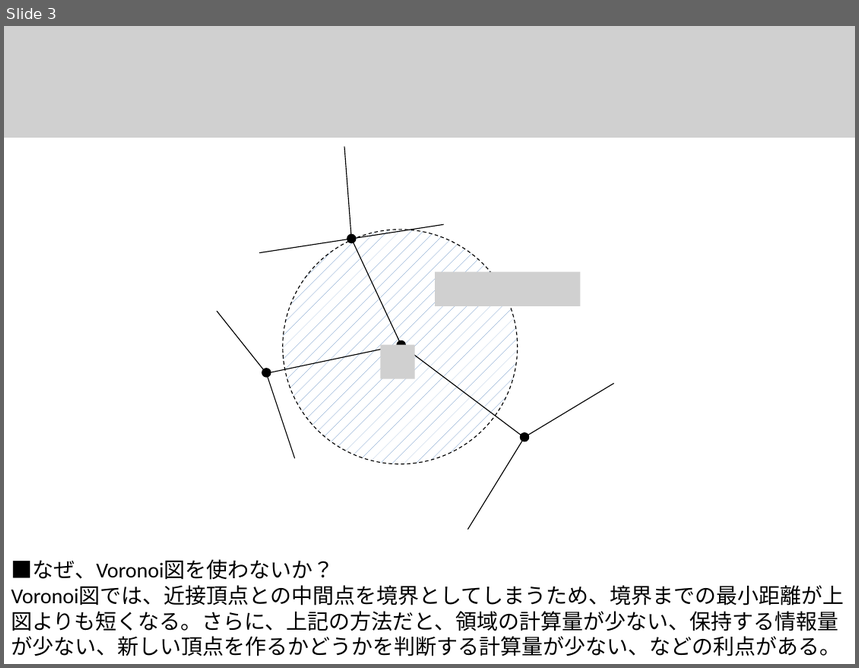
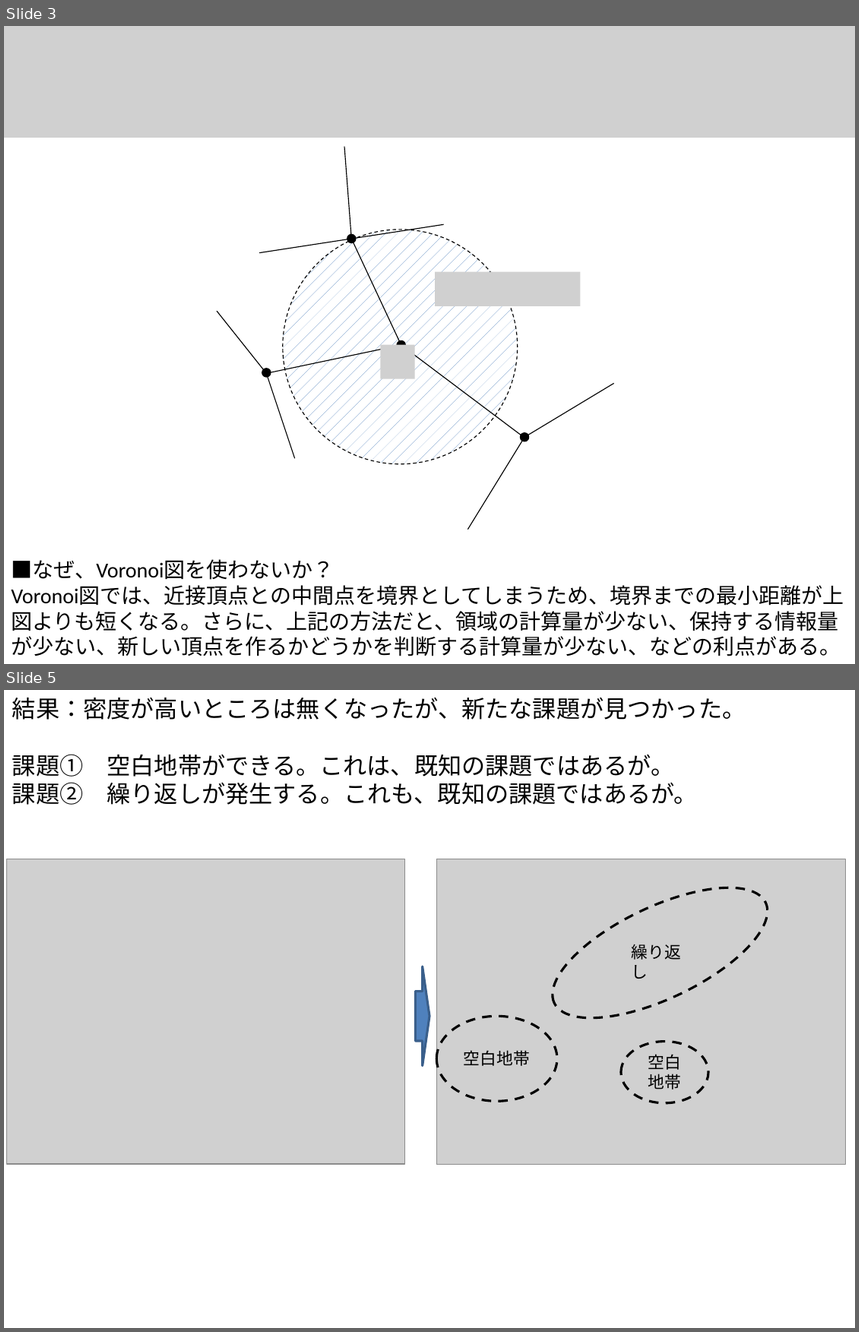
Before and after one commit to gnishida/RoadDesigner, a slide deck: doc/交差点間Space.pptx. Shown one above the other, each under a label of ours: slide 3 before the commit, slides 3 and 5 after it; the slides between them are not shown. The pictures are 859x668 and 859x1332 pixels, drawn with LibreOffice and Linux fonts; fonts in the diff are those of the drawing; grey boxes stand for pictures. Boxes give left, top, right and bottom in pixels: in the first picture for what was removed or moved away, otherwise in the second. Text is boxed around its words. In the diff, an @@ line names an element or a change of style, - is before the commit and + after.

```diff
--- a/doc/交差点間Space.pptx
+++ b/doc/交差点間Space.pptx
@@ slide 5 added at [4, 690, 855, 1328], background #FFFFFF @@
@@ text added at [12, 697, 746, 805], 20 pt, text #000000 @@
+結果：密度が高いところは無くなったが、新たな課題が見つかった。
+課題① 空白地帯ができる。これは、既知の課題ではあるが。
+課題② 繰り返しが発生する。これも、既知の課題ではあるが。
@@ picture added at [7, 859, 405, 1164] @@
@@ picture added at [436, 859, 846, 1165] @@
@@ ellipse added at [534, 861, 785, 1045], outline #000000 2 pt dashed @@
@@ text added at [632, 945, 681, 979], 14 pt, text #000000 @@
+繰り返し
@@ right arrow added at [415, 967, 430, 1066], fill #4F81BD, outline #3A5F8C 2 pt @@
@@ ellipse added at [436, 1016, 557, 1101], outline #000000 2 pt dashed, 14 pt, text #000000 @@
+空白地帯
@@ ellipse added at [621, 1042, 709, 1103], outline #000000 2 pt dashed, 14 pt, text #000000 @@
+空白地帯
```
Also in this commit, not shown: 1 slide changed, 2 other slides added, 12 other files.
